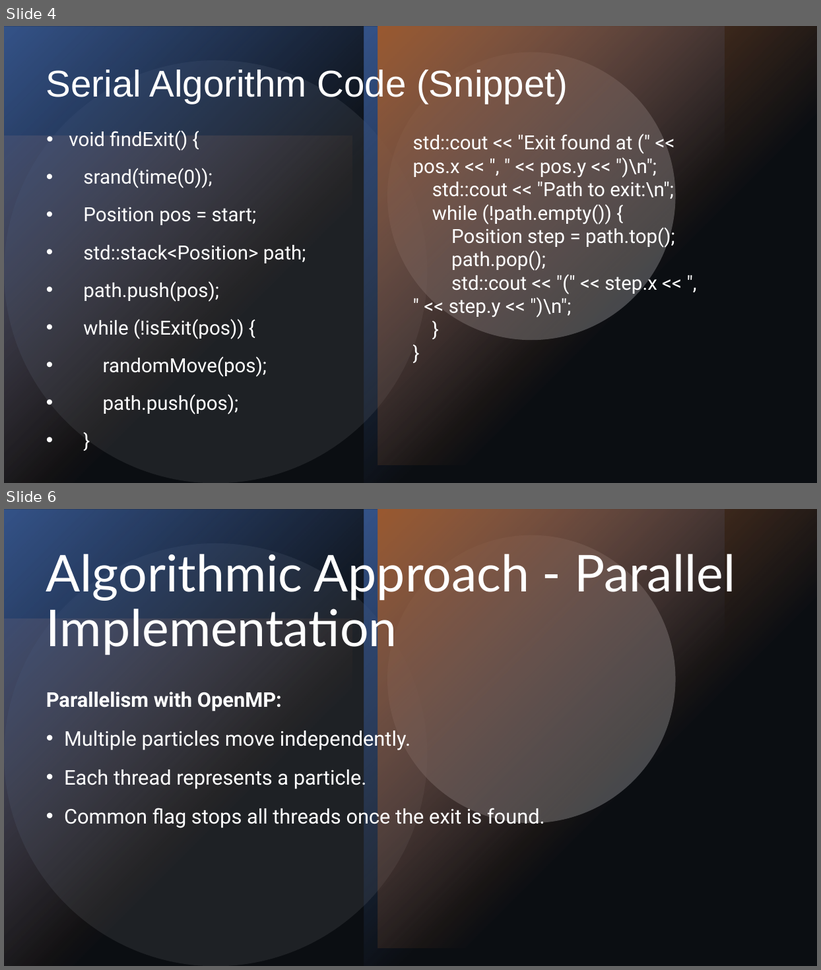
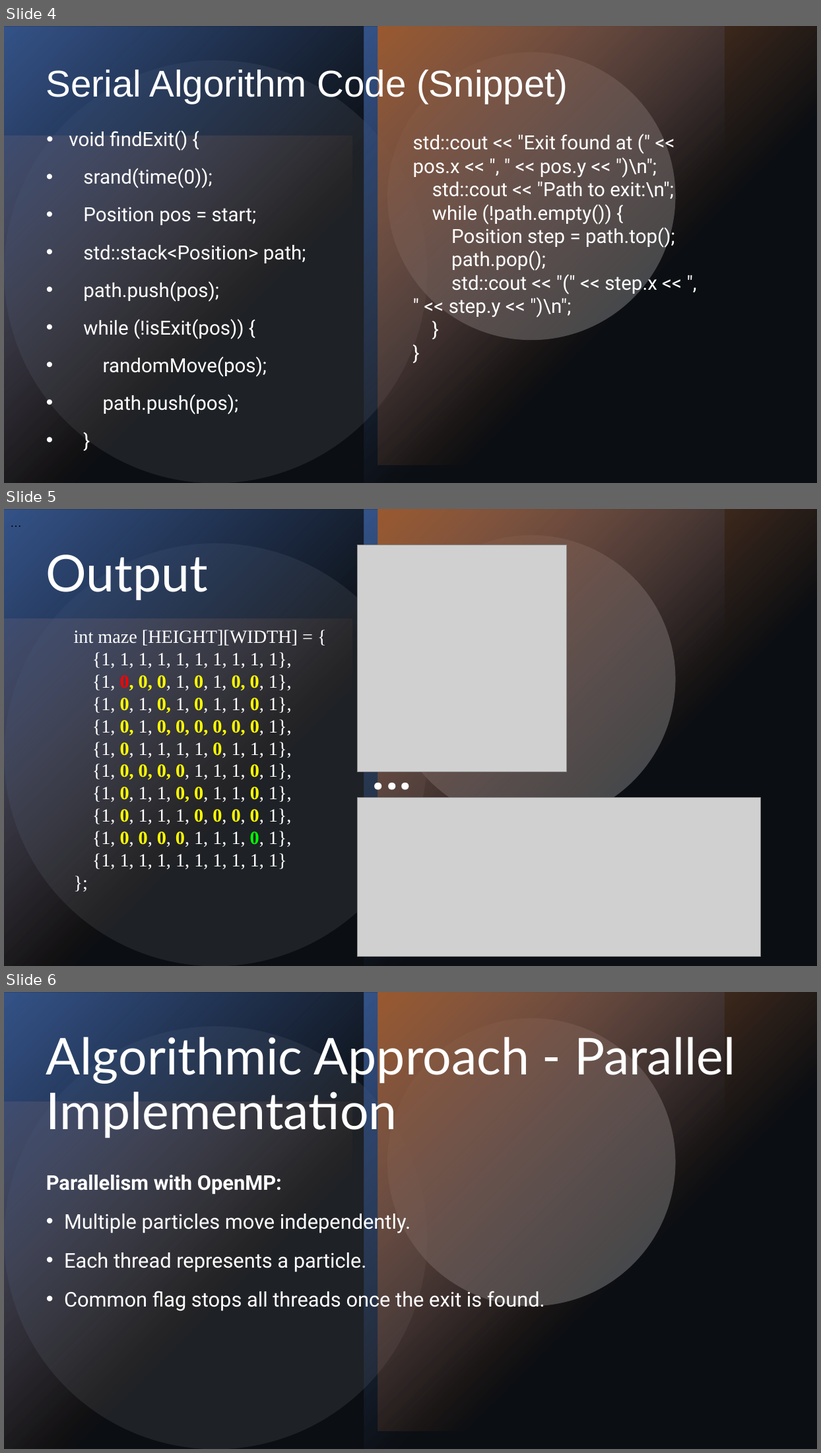
Before and after one commit to R-Marconi01/Maze-Solver, a slide deck: Maze Solver.pptx. Shown one above the other, each under a label of ours: slides 4 and 6 before the commit, slides 4, 5 and 6 after it; the slides between them are not shown. The pictures are 821x970 and 821x1453 pixels, drawn with LibreOffice and Linux fonts; fonts in the diff are those of the drawing; grey boxes stand for pictures. Boxes give left, top, right and bottom in pixels: in the first picture for what was removed or moved away, otherwise in the second. Text is boxed around its words. In the diff, an @@ line names an element or a change of style, - is before the commit and + after.

```diff
--- a/Maze Solver.pptx
+++ b/Maze Solver.pptx
@@ slide 5 added at bbox=[4, 509, 817, 966], background #000000; not listed: 7 template elements that a slide beside it also shows @@
@@ text added at bbox=[4, 509, 204, 536], 14 pt, text #000000 @@
+…
@@ picture added at bbox=[358, 545, 567, 772] @@
@@ title added at bbox=[46, 555, 208, 601], 60 pt, text #FFFFFF @@
+Output
@@ text added at bbox=[74, 630, 298, 869], 22 pt, text #FFFFFF @@
+int maze [HEIGHT][WIDTH] = {
+{1, 1, 1, 1, 1, 1, 1, 1, 1, 1},
+{1, 0, 0, 0, 1, 0, 1, 0, 0, 1},
+{1, 0, 1, 0, 1, 0, 1, 1, 0, 1},
+{1, 0, 1, 0, 0, 0, 0, 0, 0, 1},
+{1, 0, 1, 1, 1, 1, 0, 1, 1, 1},
+{1, 0, 0, 0, 0, 1, 1, 1, 0, 1},
+{1, 0, 1, 1, 0, 0, 1, 1, 0, 1},
+{1, 0, 1, 1, 1, 0, 0, 0, 0, 1},
+{1, 0, 0, 0, 0, 1, 1, 1, 0, 1},
+{1, 1, 1, 1, 1, 1, 1, 1, 1, 1}
+};
@@ text added at bbox=[364, 719, 457, 745], 77 pt, text #FFFFFF @@
+…
@@ picture added at bbox=[358, 798, 761, 957] @@
```
Also in this commit, not shown: 1 slide removed.
